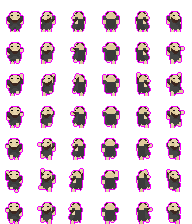
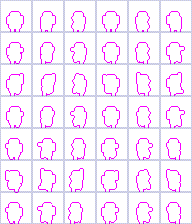
Comparing the layer stacks of the two 192 × 224 images. Changes:
showed "zone", painted on it over [0,0,192,224]
painted on "animation_select" over [0,0,192,224]
hid "animation" (2nd of 3, in "animation"), painted on it over [0,0,192,224]
